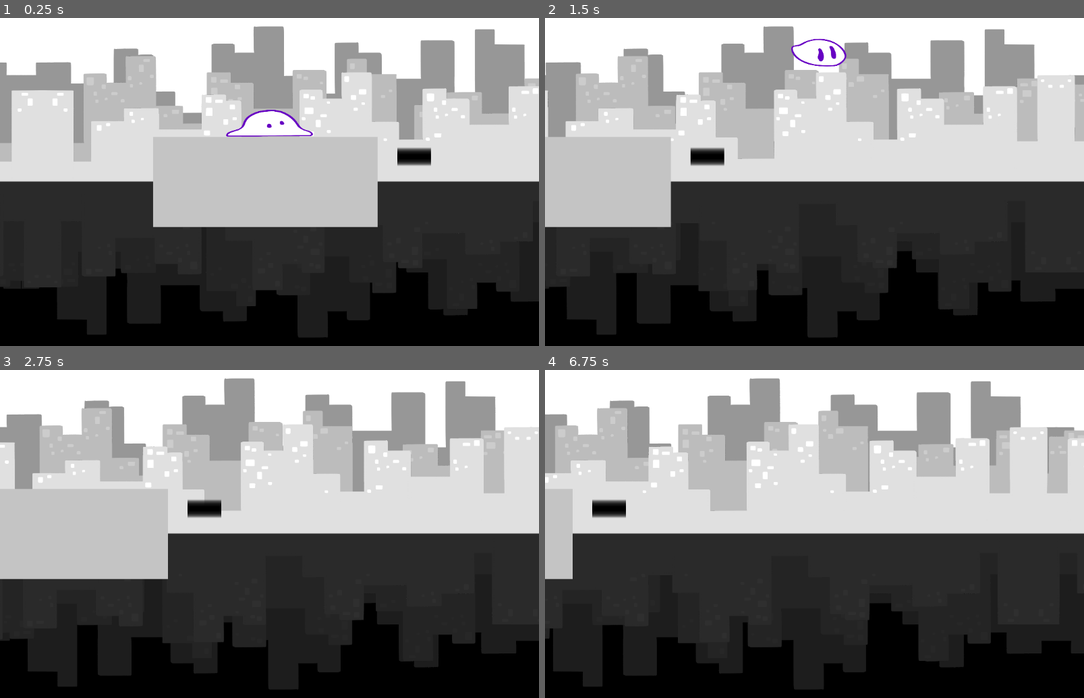
Above: before the commit, frames 1-4 (two rows, left to right).
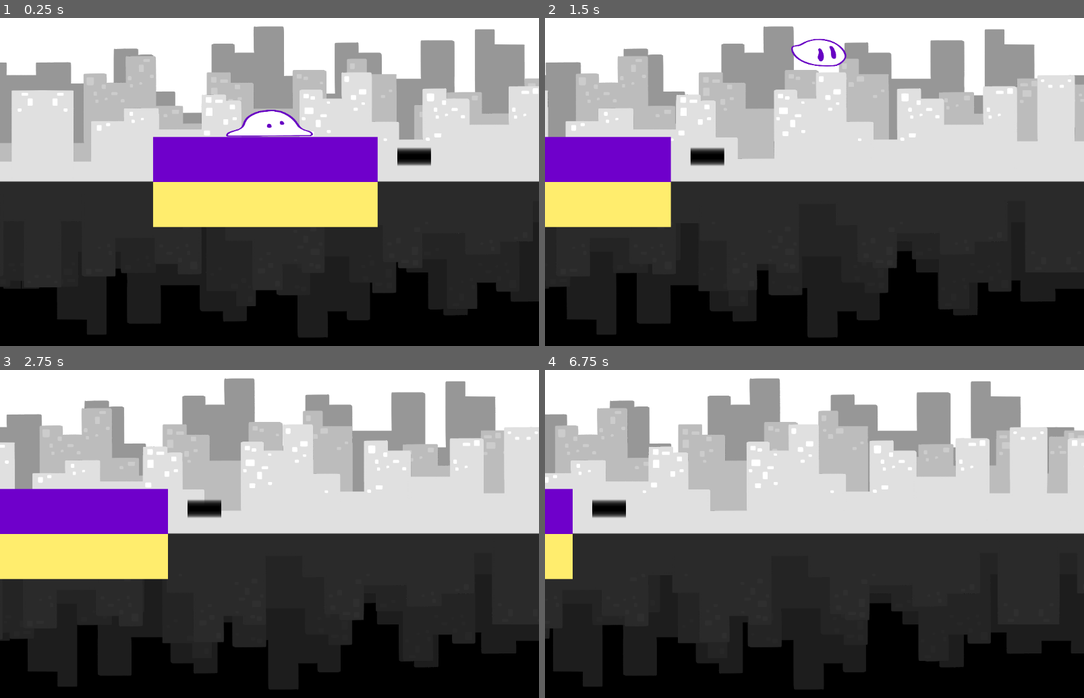
Above: after the commit, the same moments.

Repository: Globs-United/Project
Game: Godot game, scene res://lvl1_BACKUP_201505.tscn
Same seed, same stepped clock (60 frames per second), same inputs: the game is played once before the commit and once after it.
Inputs:
- Up to frame 1 (0.25 s): no input
- Up to frame 2 (1.5 s): tap Enter at 0.5 s; hold Right (moveRight) from 0.53 s (still down); tap Space (jump) at 0.77 s
- Up to frame 3 (2.75 s): tap Space (jump) at 1.52 s; release Right (moveRight) at 2.03 s; hold Left (moveLeft) from 2.03 s (still down)
- Up to frame 4 (6.75 s): release Left (moveLeft) at 2.78 s; hold Right (moveRight) 2.78-4.28 s; tap Space (jump) at 3.02, 3.77, 4.52, 6.02 s; hold Left (moveLeft) 4.28-5.03 s; hold Right (moveRight) 5.03-5.78 s; hold Left (moveLeft) from 5.78 s (still down)

The runs differ from the first frame. In frame 1, 11% of the frame differs, in the area x 28-71%, y 36-64%; in frame 2, 6.5%; in frame 3, 8.6%; in frame 4, 1.4%.

Commit message:
Make wall color right

Diff:
--- a/object_scenes/wall.tscn
+++ b/object_scenes/wall.tscn
@@ -1,10 +1,14 @@
-[gd_scene load_steps=4 format=3 uid="uid://dgy4yrqbl7mvj"]
+[gd_scene load_steps=6 format=3 uid="uid://dgy4yrqbl7mvj"]
 
-[ext_resource type="Texture2D" uid="uid://cw7jv13e5djli" path="res://sprites/grey.png" id="1_xxgf6"]
+[ext_resource type="Texture2D" uid="uid://cw7jv13e5djli" path="res://grey.png" id="1_xxgf6"]
 [ext_resource type="Script" uid="uid://bo555vpjdrsej" path="res://scripts/wall.gd" id="1_y4f30"]
+[ext_resource type="Shader" uid="uid://b4eud5xilac1m" path="res://scripts/wall.gdshader" id="2_c541k"]
 
 [sub_resource type="RectangleShape2D" id="RectangleShape2D_y4f30"]
 size = Vector2(96, 96)
+
+[sub_resource type="ShaderMaterial" id="ShaderMaterial_reybo"]
+shader = ExtResource("2_c541k")
 
 [node name="Wall" type="StaticBody2D"]
 script = ExtResource("1_y4f30")
@@ -14,6 +18,7 @@
 shape = SubResource("RectangleShape2D_y4f30")
 
 [node name="Grey" type="Sprite2D" parent="."]
+material = SubResource("ShaderMaterial_reybo")
 position = Vector2(0, 3.05176e-05)
 scale = Vector2(0.96, 0.96)
 texture = ExtResource("1_xxgf6")
--- /dev/null
+++ b/scripts/wall.gdshader
@@ -0,0 +1,22 @@
+shader_type canvas_item;
+
+varying vec2 wrldVertex;
+
+void vertex() {
+	wrldVertex = (MODEL_MATRIX * vec4(VERTEX, 0.0, 1.0)).xy;
+}
+
+void fragment() {
+	bool worldY = wrldVertex.y > 350.0;
+	if(worldY){
+		COLOR = vec4(1.0, 0.9294117647058824, 0.42745098039215684, 1.0);
+	}else{
+		COLOR = vec4(0.43529411764705883, 0.0, 0.796078431372549, 1.0);
+	}
+}
+
+
+//void light() {
+//	// Called for every pixel for every light affecting the CanvasItem.
+//	// Uncomment to replace the default light processing function with this one.
+//}
Not shown, added: scripts/wall.gdshader.uid
